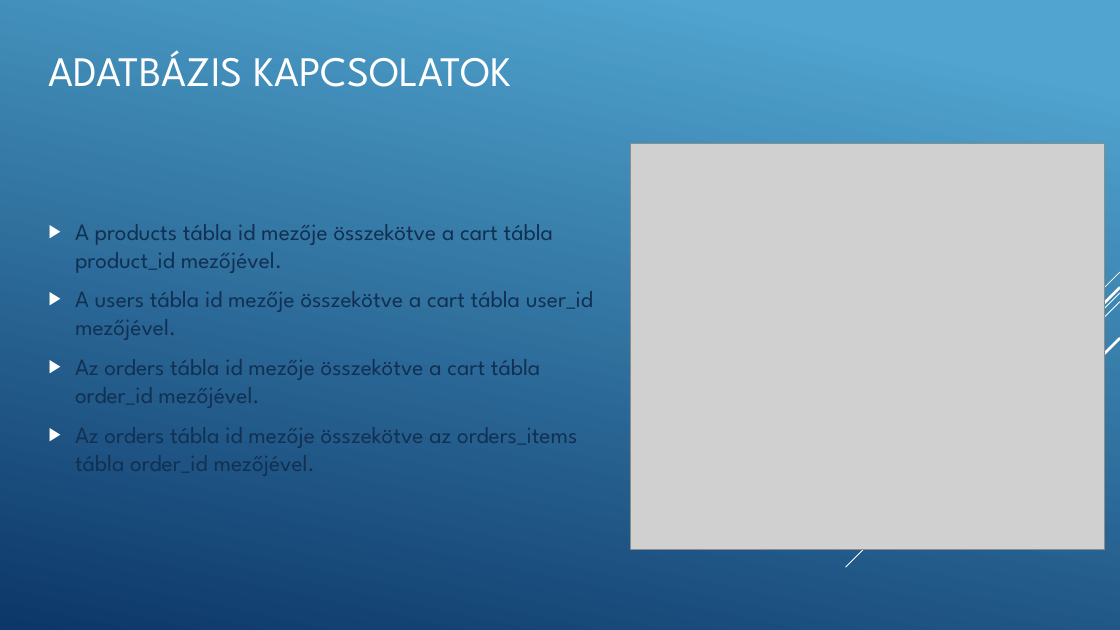
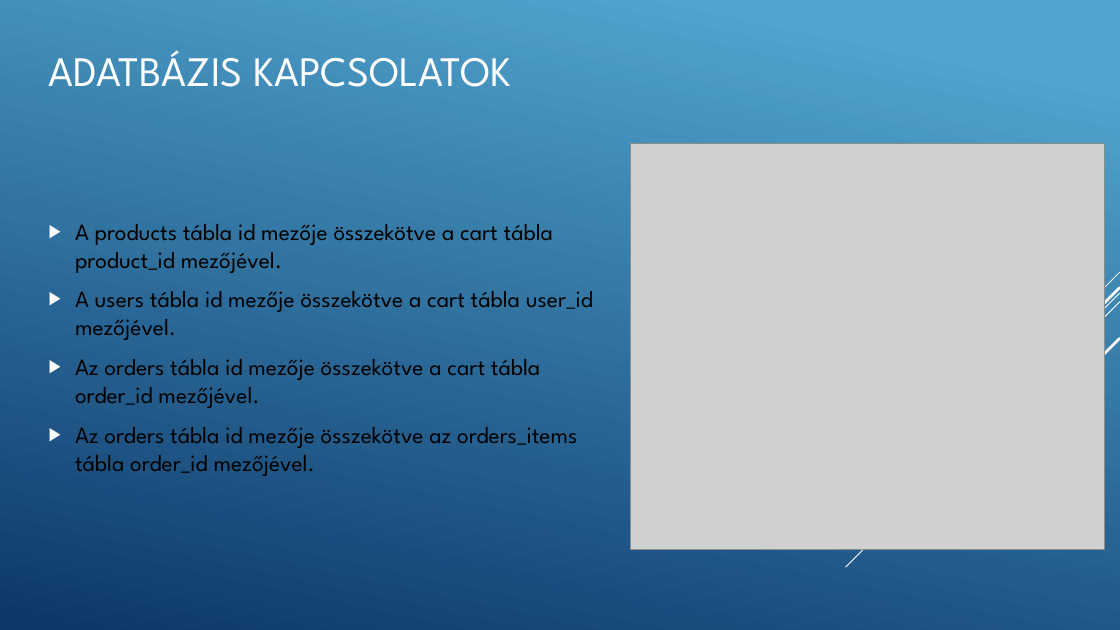
Before and after one commit to Peter-Levente/Webprog_Projekt_PeterLevente, a slide deck: slide 5 of VÉGLEGES PROJEKT/PROJECT/Presentation/Football Shop Webprogramozás Projekt bemutatója.pptx. Drawn at 1120x630 pixels with LibreOffice and Linux fonts; fonts in the diff are those of the drawing; grey boxes stand for pictures. Boxes give left, top, right and bottom in pixels: in the first picture for what was removed or moved away, otherwise in the second. Text is boxed around its words. In the diff, an @@ line names an element or a change of style, - is before the commit and + after.

```diff
--- a/VÉGLEGES PROJEKT/PROJECT/Presentation/Football Shop Webprogramozás Projekt bemutatója.pptx
+++ b/VÉGLEGES PROJEKT/PROJECT/Presentation/Football Shop Webprogramozás Projekt bemutatója.pptx
@@ text "A products tábla id mezője ..." at (75,224,593,476): text colour #113052 to #000000 @@
```
Also in this commit, not shown: 2 other slides changed, 4 slides added.
